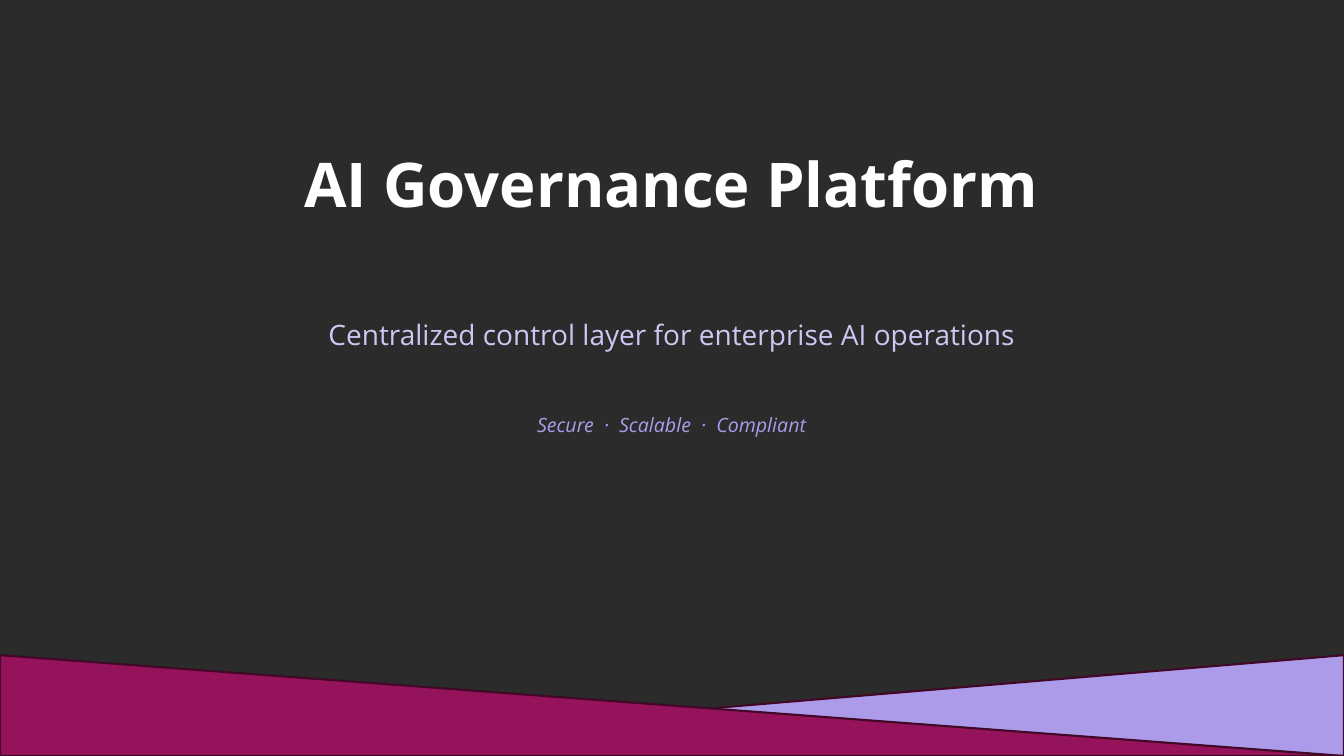
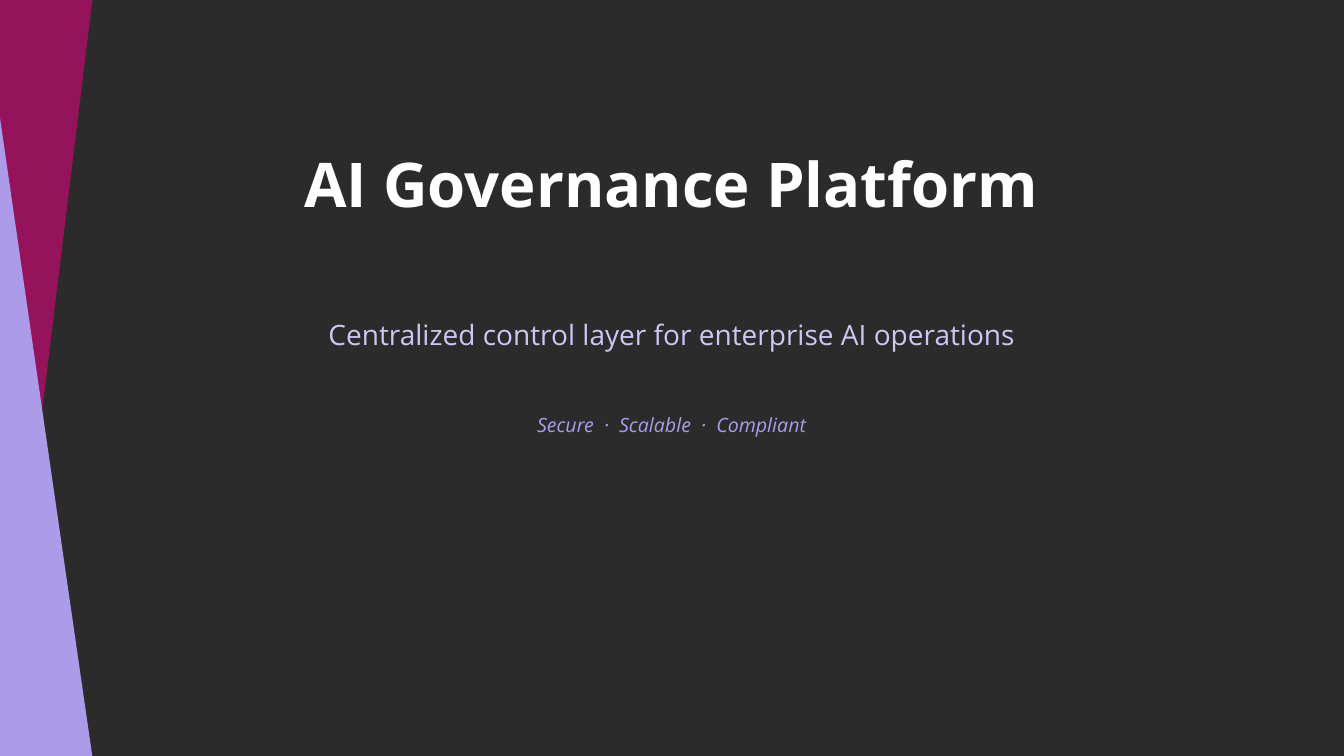
Before and after one commit to Surbhiampera/aigovernance_backend, a slide deck: slide 1 of Ampera AI Governance - Presentation.pptx. Drawn at 1344x756 pixels with LibreOffice and Linux fonts; fonts in the diff are those of the drawing; background and template pictures are left out; a plain dark background stands for a picture behind light text. Boxes give left, top, right and bottom in pixels: in the first picture for what was removed or moved away, otherwise in the second. Text is boxed around its words. In the diff, an @@ line names an element or a change of style, - is before the commit and + after.

```diff
--- a/Ampera AI Governance - Presentation.pptx
+++ b/Ampera AI Governance - Presentation.pptx
@@ right triangle added at bbox=[0, 0, 93, 756], fill #95135A @@
@@ right triangle added at bbox=[0, 118, 93, 756], fill #AC9BE9 @@
@@ right triangle removed at bbox=[0, 655, 1344, 756] @@
@@ right triangle removed at bbox=[143, 655, 1344, 756] @@
```
Also in this commit, not shown: 1 other slide changed, 5 other files.
